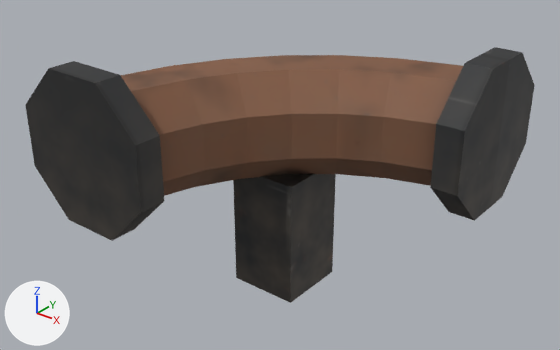
What one commit did to the glTF model jogo/assets/modelos/logistica/canos/cano_curva.glb.
Both versions are drawn from a 50 mm lens placed at (0.979, -1.202, 0.878), pointed at (0.168, -0.188, 0.249). The axes (+X, +Y, +Z) are drawn at lower left. The lights are the same throughout. The picture after the commit comes second. Vertices at exactly the same position are counted once.

Names of what the first picture shows: 'cano_curva'.
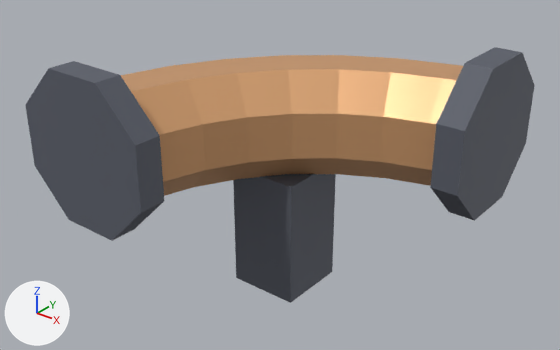
What the commit changed:
Material 'P_Cobre' (mat_p_cobre) is new.
Its base color is (0.78, 0.42, 0.2) (beige #e5ad7c).
Its metallic is 0.5.
Its roughness is 0.4.
Material 'P_Escuro' (mat_p_escuro) is new.
Its base color is (0.1, 0.11, 0.14) (dark grey #595d69).
Its roughness is 0.7.
me_cano_curva_corpo has 112 vertices, 196 faces and spans x -0.139..0.5, y -0.5..0.139, z 0.0..0.489.
me_cano_curva_corpo is used by ob_cano_curva; location (0.0, 0.0, 0.0).
me_cano_curva_corpo part 1: 28 of the faces centred in x -0.139..0.139, y -0.5..-0.45, z 0.211..0.489 switch from mat_cano_curva_tex (picture img_cano_curva_tex) to mat_p_escuro (dark grey #595d69).
me_cano_curva_corpo part 2: 28 of the faces centred in x 0.45..0.5, y -0.139..0.139, z 0.211..0.489 switch from mat_cano_curva_tex (picture img_cano_curva_tex) to mat_p_escuro (dark grey #595d69).
me_cano_curva_corpo part 3: 12 of the faces centred in x 0.076..0.216, y -0.216..-0.076, z 0.0..0.25 switch from mat_cano_curva_tex (picture img_cano_curva_tex) to mat_p_escuro (dark grey #595d69).
me_cano_curva_corpo part 4: 128 of the faces centred in x -0.098..0.441, y -0.441..0.098, z 0.248..0.452 switch from mat_cano_curva_tex (picture img_cano_curva_tex) to mat_p_cobre (beige #e5ad7c).
me_cano_curva_corpo part 5: texture (UV) coordinates of 196 of 196 faces, centred in x -0.139..0.5, y -0.5..0.139, z 0.0..0.489, changed; they spanned u 0.0..1.0, v 0.0..1.0 and now span u 0.0..0.0, v 0.0..0.0.

Changed parts and their boxes [x1, y1, x2, y2] in the pictures (560 x 350 px):
'cano_curva', recoloured, surface changed (lighter): [26, 47, 535, 303] in both
part 1 of me_cano_curva_corpo, recoloured (lighter): [26, 61, 164, 241] in both
part 2 of me_cano_curva_corpo, recoloured (lighter): [430, 47, 535, 221] in both
part 3 of me_cano_curva_corpo, recoloured: [233, 174, 336, 303] in both
part 4 of me_cano_curva_corpo, recoloured (brown to beige): [121, 55, 463, 196] in both
part 5 of me_cano_curva_corpo, surface changed (lighter): [26, 47, 535, 303] in both
